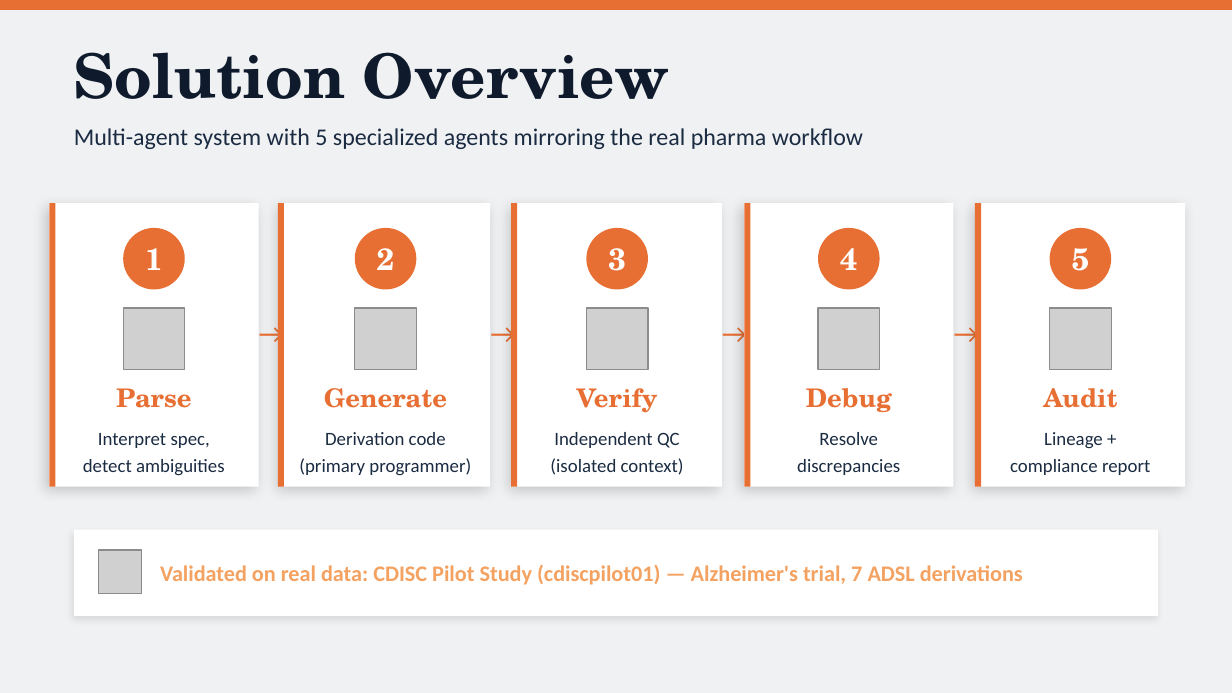
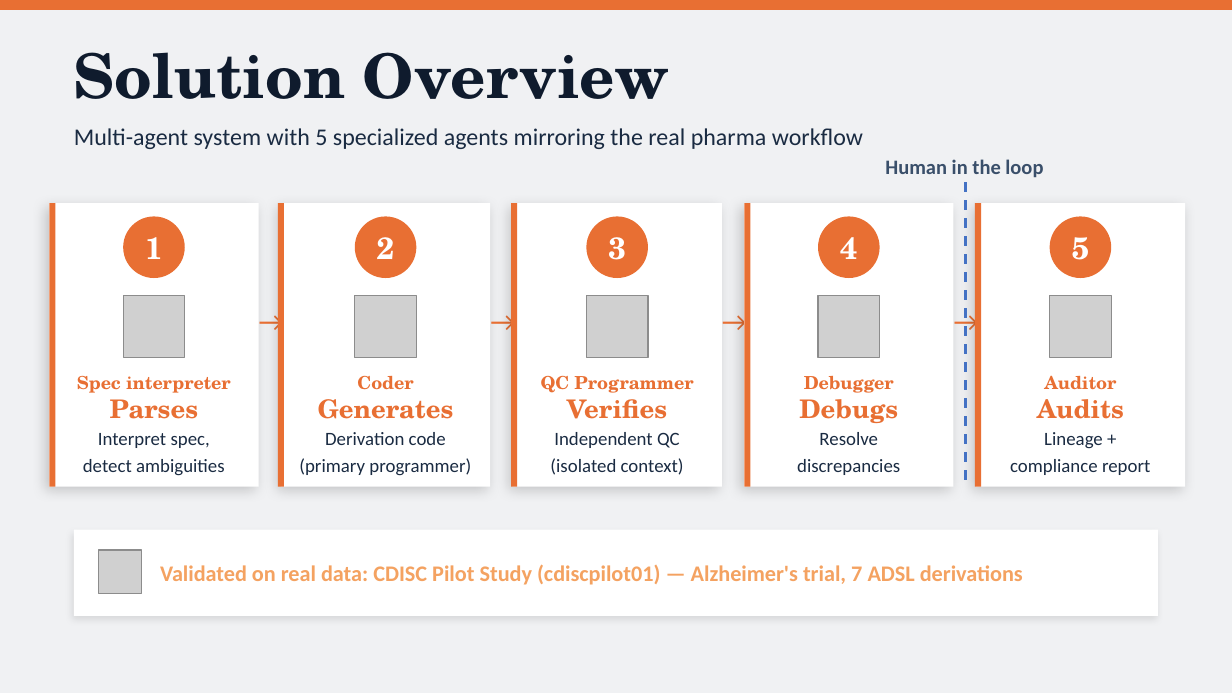
Before and after one commit to matt-grain/pharma-derive, a slide deck: slide 3 of presentation/CDDE_Presentation.pptx. Drawn at 1232x693 pixels with LibreOffice and Linux fonts; fonts in the diff are those of the drawing; grey boxes stand for pictures. Boxes give left, top, right and bottom in pixels: in the first picture for what was removed or moved away, otherwise in the second. Text is boxed around its words. In the diff, an @@ line names an element or a change of style, - is before the commit and + after.

```diff
--- a/presentation/CDDE_Presentation.pptx
+++ b/presentation/CDDE_Presentation.pptx
@@ text added at (885,159,1043,177), 12 pt, text #3A4F6A, bold @@
+Human in the loop
@@ line added from (966, 182) to (966, 487), #4472C4 1.5 pt dashed @@
@@ 9 texts, 5 pictures, 5 ellipses: place and size @@
-9 texts, 5 pictures, 5 ellipses at (123,228,1111,370)
+9 texts, 5 pictures, 5 ellipses at (123,217,1111,357)
@@ text at (77,376,231,419): text changed; size 15 to 10.5 pt @@
-Parse
+Spec interpreter
+Parses
@@ text at (318,376,454,419): text changed @@
-Generate
+Coder
+Generates
@@ text at (541,376,693,419): text changed; size 15 to 10.5 pt @@
-Verify
+QC Programmer
+Verifies
@@ text at (799,376,898,423): text changed; size 15 to 10.5 pt @@
-Debug
+Debugger
+Debugs
@@ text at (1037,375,1124,419): text changed; size 15 to 10.5 pt @@
-Audit
+Auditor
+Audits
```
Also in this commit, not shown: 12 other slides changed, 1 slide added, 1 other file.
